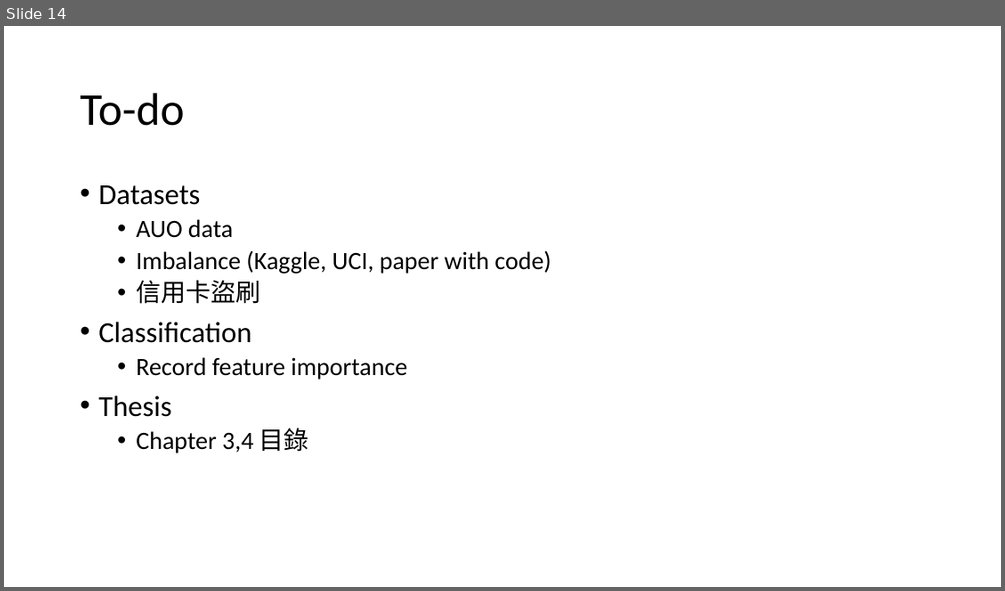
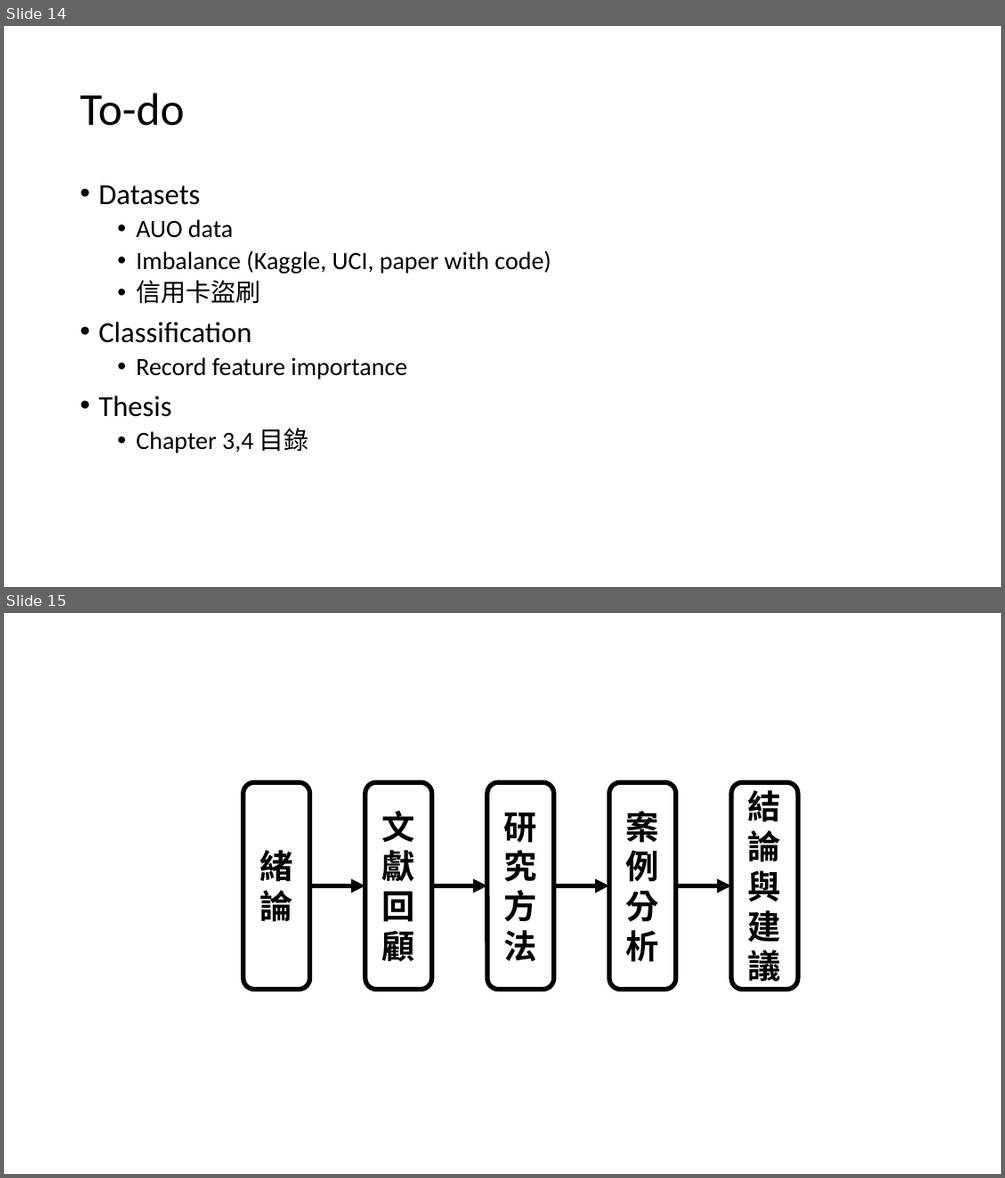
Before and after one commit to R64825/NTUIIE-Research, a slide deck: ppt/2022-10 meeting.pptx. Shown one above the other, each under a label of ours: slide 14 before the commit, slides 14 and 15 after it. The pictures are 1005x591 and 1005x1178 pixels, drawn with LibreOffice and Linux fonts; fonts in the diff are those of the drawing. Boxes give left, top, right and bottom in pixels: in the first picture for what was removed or moved away, otherwise in the second. Text is boxed around its words. In the diff, an @@ line names an element or a change of style, - is before the commit and + after.

```diff
--- a/ppt/2022-10 meeting.pptx
+++ b/ppt/2022-10 meeting.pptx
@@ slide 15 added at bbox=[4, 613, 1001, 1174], background #FFFFFF @@
@@ group added at bbox=[243, 782, 798, 989]: 5 rounded rectangles, 4 arrows @@
+緒論
+研究方法
+文獻回顧
+案例分析
+結論與建議
```
Also in this commit, not shown: 2 other files.
